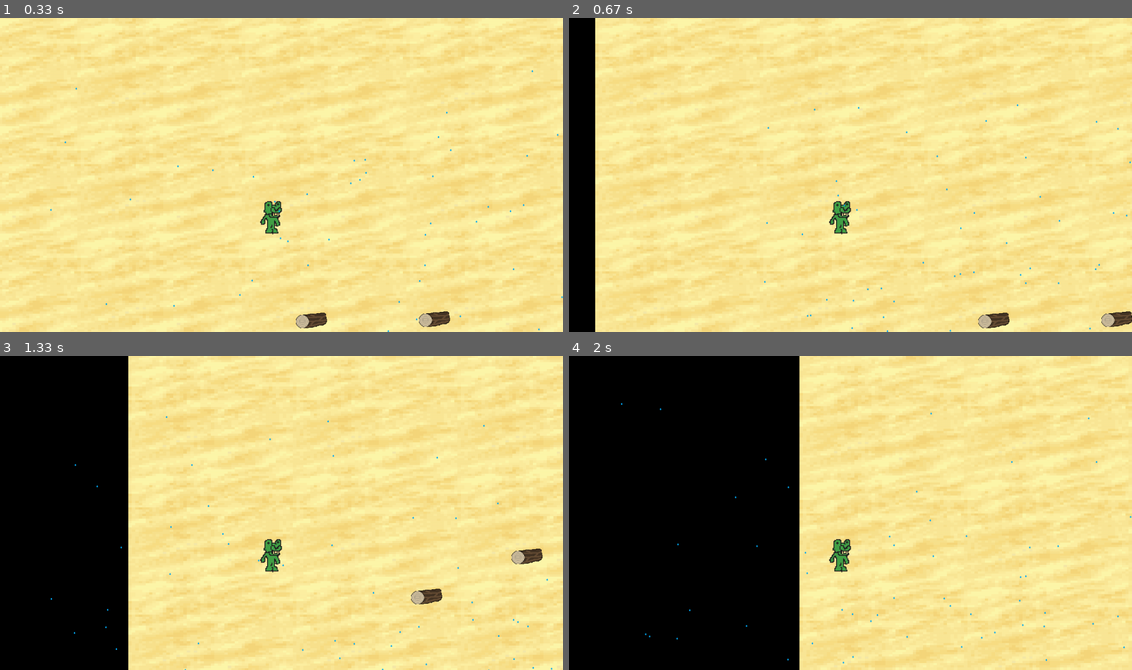
Above: before the commit, frames 1-4 (two rows, left to right).
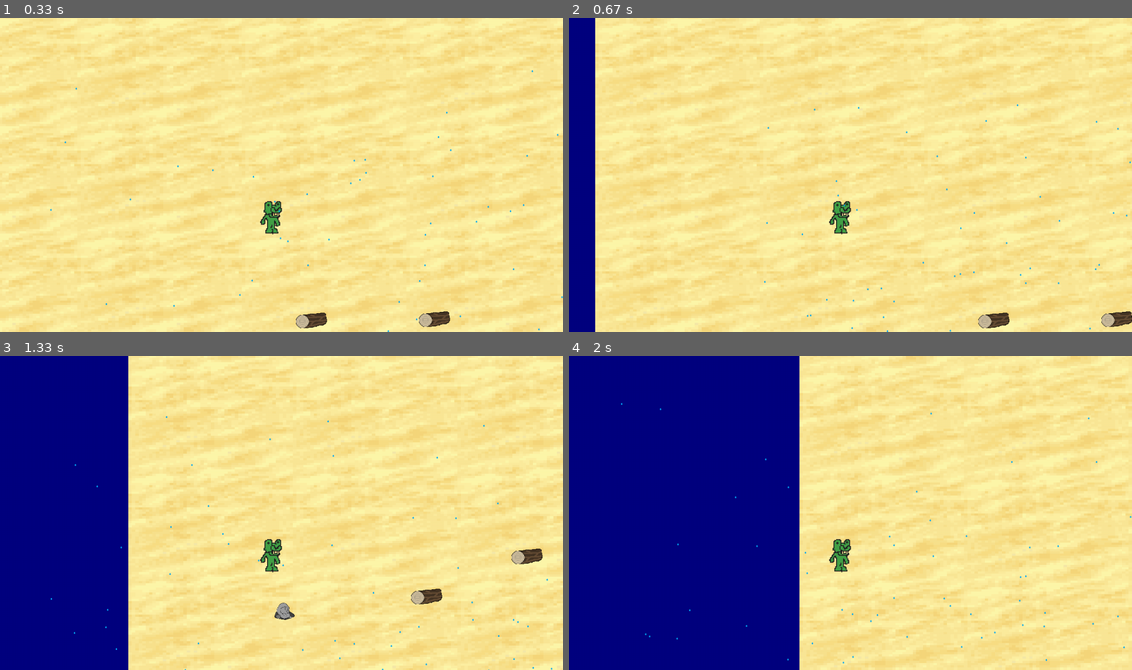
Above: after the commit, the same moments.

Repository: pcliquet/Desoft_Pygame_Raining_day
Game: pygame game, started from index.py
Same seed, same stepped clock (60 frames per second), same inputs: the game is played once before the commit and once after it.
Inputs:
- Up to frame 1 (0.33 s): no input
- Up to frame 2 (0.67 s): hold Left from 0.33 s (still down)
- Up to frame 3 (1.33 s): release Left at 0.87 s; hold Down 0.9-1.2 s; hold Left from 1.23 s (still down)
- Up to frame 4 (2 s): release Left at 1.63 s; hold Up from 1.67 s (still down)

Frame 1 is identical in both runs. In frame 2, 4.7% of the frame differs, in the area x 0-5%, y 0-100%; in frame 3, 23%; in frame 4, 41%, in the area x 0-41%, y 0-100%.

Commit message:
colisoes

Diff:
--- a/classes.py
+++ b/classes.py
@@ -67,10 +67,13 @@
         self.rect.y = random.randint(504, 3598)
         self.speedx = 0
         self.speedy = 0
+        self.movimento_y = True
 
     def update (self):
         self.rect.x += self.speedx
-        self.rect.y += self.speedy
+        if self.rect.y < 3598 or self.rect.y > 504:
+            self.rect.y += self.speedy
+
 
 class Pedra(pygame.sprite.Sprite):
     def __init__(self, img):
--- a/config.py
+++ b/config.py
@@ -11,7 +11,7 @@
 
 
 #Fill
-PRETO = (0, 0, 0)
+PRETO = (0, 0, 128)
 
 
 p_p_x = 0
--- a/index.py
+++ b/index.py
@@ -7,7 +7,6 @@
 #Display
 window = pygame.display.set_mode((x_size, y_size))
 pygame.display.set_caption('Raining Day')
-
 
 
 pos_p = {
@@ -52,15 +51,11 @@
 
 
 
-
-
-
 while game == 1:
 
     for i in range(20):
         gota_c = Gota(gota_img)
         all_sprites.add(gota_c)
-
 
 
     # pedrita.rect.y = mapa_mov.speedy
@@ -72,8 +67,6 @@
     #Condições iniciais
     pos_m['x'] = mapa_mov.rect.left
     pos_m['y'] = mapa_mov.rect.bottom
-
-
 
 
     for event in pygame.event.get():
@@ -88,14 +81,14 @@
                 for madeira in all_madeira:
                     madeira.speedx += 13
                 for pedra in all_pedras:
-                    madeira.speedx += 13
+                    pedra.speedx += 13
 
             if event.key == pygame.K_RIGHT:
                 mapa_mov.speedx -= 13
                 for madeira in all_madeira:
                     madeira.speedx -= 13
                 for pedra in all_pedras:
-                    madeira.speedx -= 13
+                    pedra.speedx -= 13
 
         if event.type == pygame.KEYUP:
             if event.key == pygame.K_LEFT:
@@ -103,14 +96,14 @@
                 for madeira in all_madeira:
                     madeira.speedx -= 13
                 for pedra in all_pedras:
-                    madeira.speedx -= 13
+                    pedra.speedx -= 13
 
             if event.key == pygame.K_RIGHT:
                 mapa_mov.speedx += 13
                 for madeira in all_madeira:
                     madeira.speedx += 13
                 for pedra in all_pedras:
-                    madeira.speedx += 13
+                    pedra.speedx += 13
 
         if event.type == pygame.KEYDOWN:
             if event.key == pygame.K_UP:
@@ -118,14 +111,14 @@
                 for madeira in all_madeira:
                     madeira.speedy += 13
                 for pedra in all_pedras:
-                    madeira.speedy += 13
+                    pedra.speedy += 13
 
             if event.key == pygame.K_DOWN:
                 mapa_mov.speedy -= 13
                 for madeira in all_madeira:
                     madeira.speedy -= 13
                 for pedra in all_pedras:
-                    madeira.speedy -= 13
+                    pedra.speedy -= 13
 
         if event.type == pygame.KEYUP:
             if event.key == pygame.K_UP:
@@ -133,14 +126,14 @@
                 for madeira in all_madeira:
                     madeira.speedy -= 13
                 for pedra in all_pedras:
-                    madeira.speedy -= 13
+                    pedra.speedy -= 13
 
             if event.key == pygame.K_DOWN:
                 mapa_mov.speedy += 13
                 for madeira in all_madeira:
                     madeira.speedy += 13
                 for pedra in all_pedras:
-                    madeira.speedy += 13
+                    pedra.speedy += 13
 
 
     #pick = pygame.sprite.groupcollide(player_mov,all_madeira,all_pedras,True)
@@ -148,13 +141,20 @@
     # if madeira.colliderect() in player_mov.colliderect():
     #     madeira.kill()
 
-    colisao = pygame.sprite.spritecollide(player_mov, all_madeira, False)
-    if len(colisao) > 0:
-        print('sim')
+    colisao_madeira = pygame.sprite.spritecollide(player_mov, all_madeira, False)
+    # if len(colisao_madeira) > 0:
+    #     print('sim')
+    # else:
+    #     print('não')
+
+    colisao_pedra = pygame.sprite.spritecollide(player_mov, all_pedras, False)
+    # if len(colisao_pedra) > 0:
+    #     print('sim')
+
 ################################################################################################################
 
     #print(mapa_mov.speedx)
-    #print(pos_m)
+    print(pos_m)
     #print(p_p_x)
     #print(pm_x)
     all_sprites.update()
